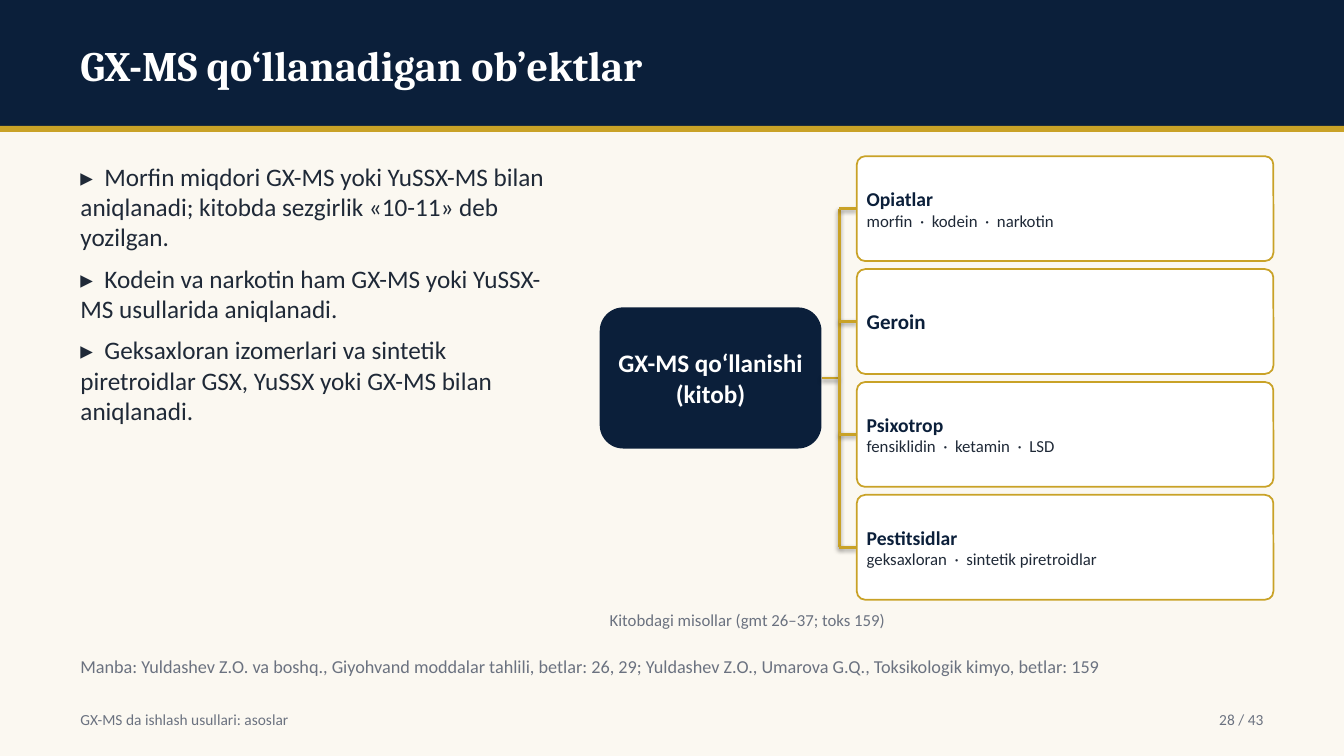
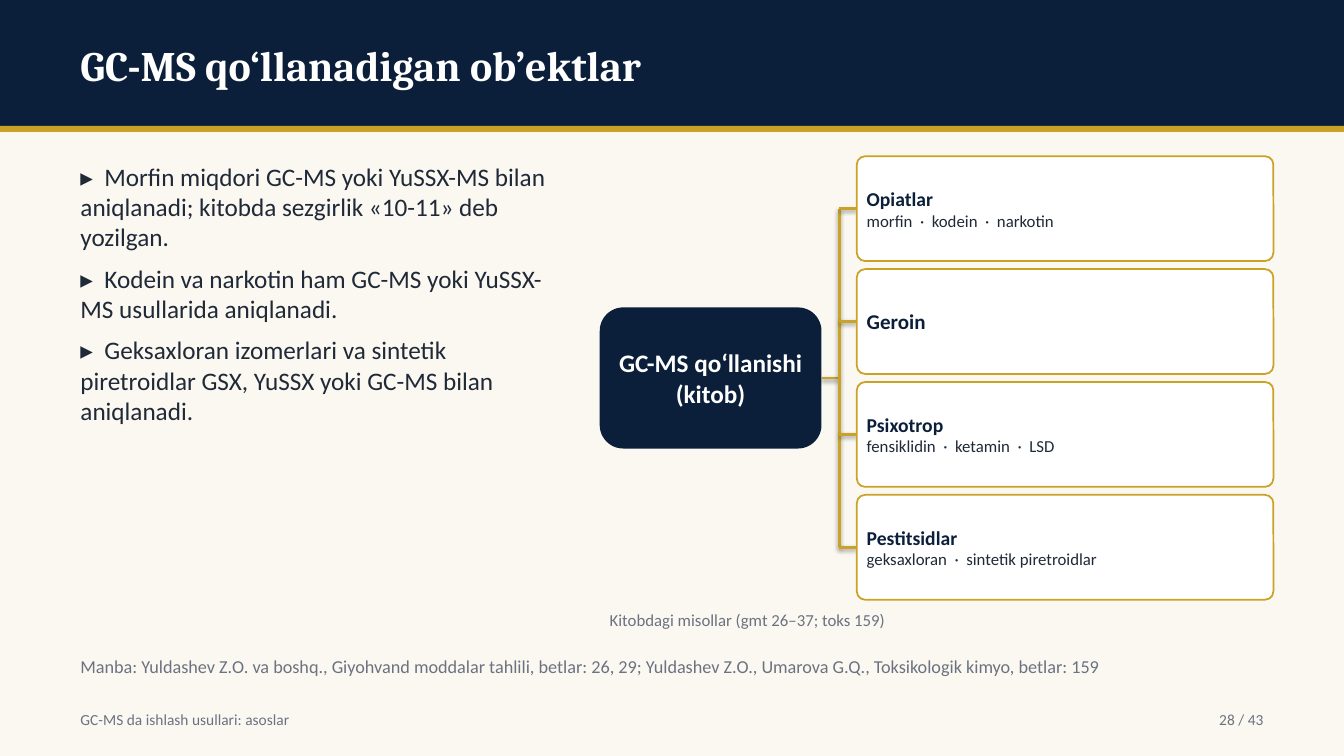
Before and after one commit to davlatsudekspert/forensic-expert, a slide deck: slide 28 of out/instr-03-gcms-asoslar.pptx. Drawn at 1344x756 pixels with LibreOffice and Linux fonts; fonts in the diff are those of the drawing. Boxes give left, top, right and bottom in pixels: in the first picture for what was removed or moved away, otherwise in the second. Text is boxed around its words. In the diff, an @@ line names an element or a change of style, - is before the commit and + after.

```diff
--- a/out/instr-03-gcms-asoslar.pptx
+++ b/out/instr-03-gcms-asoslar.pptx
@@ text at [80, 51, 641, 91]: text changed @@
-GX-MS qo‘llanadigan ob’ektlar
+GC-MS qo‘llanadigan ob’ektlar
@@ text at [80, 168, 545, 424]: text changed @@
-▸ Morfin miqdori GX-MS yoki YuSSX-MS bilan aniqlanadi; kitobda sezgirlik «10-11» deb yozilgan.
-▸ Kodein va narkotin ham GX-MS yoki YuSSX-MS usullarida aniqlanadi.
-▸ Geksaxloran izomerlari va sintetik piretroidlar GSX, YuSSX yoki GX-MS bilan aniqlanadi.
+▸ Morfin miqdori GC-MS yoki YuSSX-MS bilan aniqlanadi; kitobda sezgirlik «10-11» deb yozilgan.
+▸ Kodein va narkotin ham GC-MS yoki YuSSX-MS usullarida aniqlanadi.
+▸ Geksaxloran izomerlari va sintetik piretroidlar GSX, YuSSX yoki GC-MS bilan aniqlanadi.
@@ text in rounded rectangle at [619, 353, 802, 407]: text changed @@
-GX-MS qo‘llanishi (kitob)
+GC-MS qo‘llanishi (kitob)
@@ text at [80, 714, 289, 725]: text changed @@
-GX-MS da ishlash usullari: asoslar
+GC-MS da ishlash usullari: asoslar
```
Also in this commit, not shown: 42 other slides changed, 4 other files.
